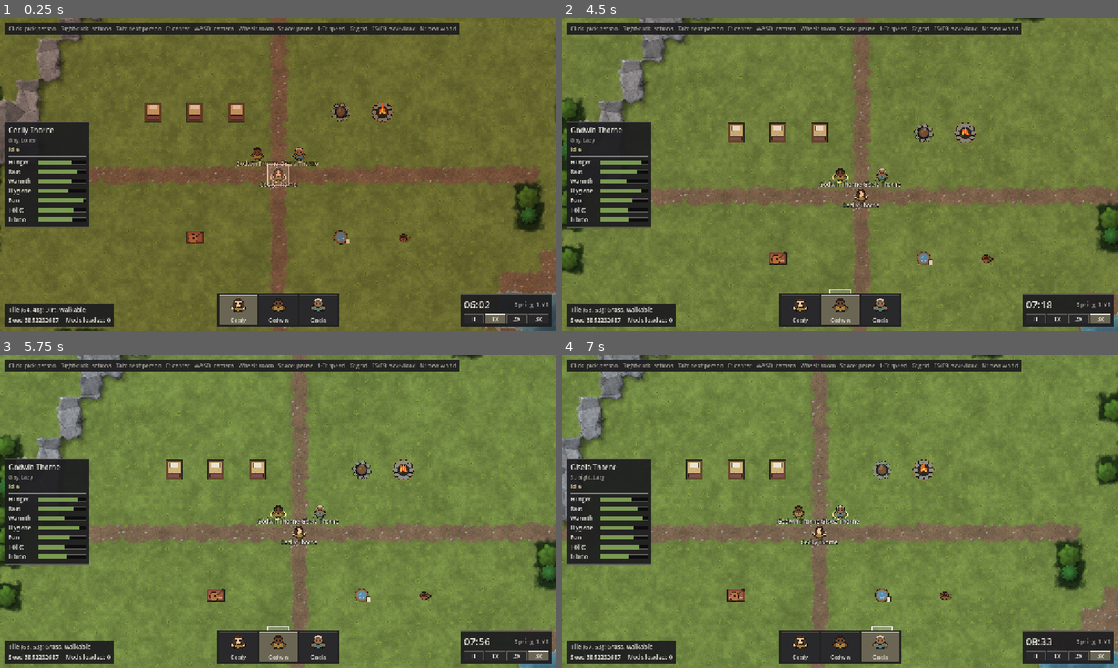
Above: before the commit, frames 1-4 (two rows, left to right).
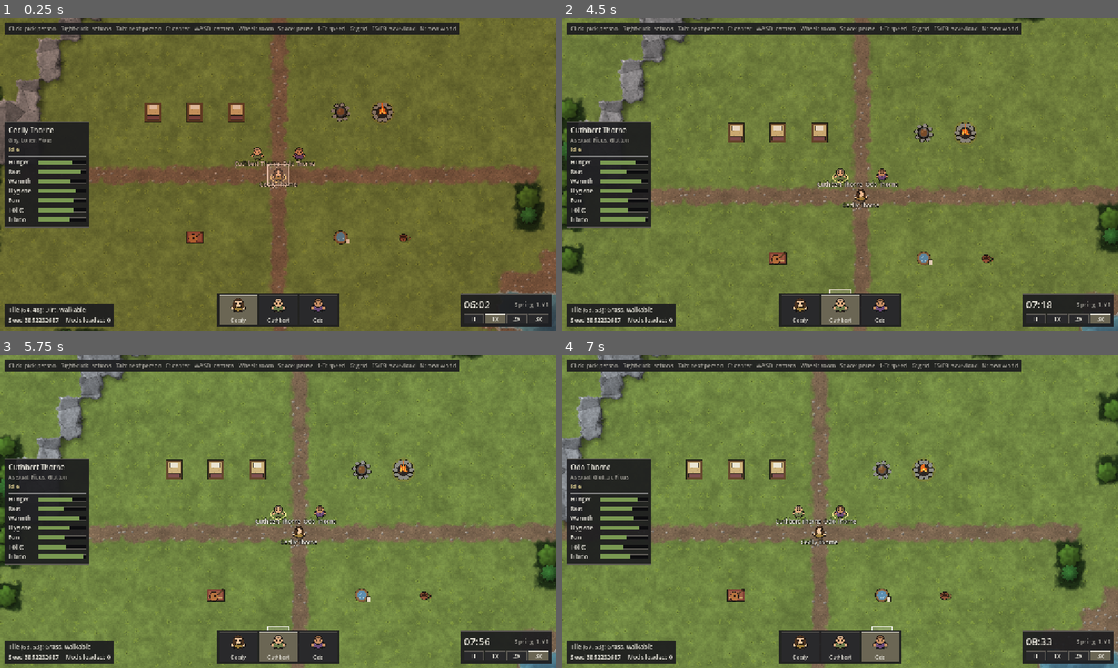
Above: after the commit, the same moments.

Repository: Stormellius/Common-Folk
Game: Godot game, scene res://scenes/main.tscn
Same seed, same stepped clock (60 frames per second), same inputs: the game is played once before the commit and once after it.
Inputs (mouse positions are in pixels of both pictures, inside the frame that each line leads up to):
- Up to frame 1 (0.25 s): no input
- Up to frame 2 (4.5 s): click "II" at 0.5 s; click "1x" at 1.25 s; click "2x" at 2 s; click "3x" at 2.75 s; click "Cecily" at 3.5 s; click (840, 309) at 4.25 s, where only the run before the commit has a clickable "Godwin"
- Up to frame 3 (5.75 s): click (278, 646) at 5 s, where only the run after the commit has a clickable "Cuthbert"
- Up to frame 4 (7 s): click (878, 646) at 5.75 s, where only the run before the commit has a clickable "Gisela"; click (878, 646) at 6.5 s, where only the run after the commit has a clickable "Odo"

The runs differ from the first frame. In frame 1, 0.5% of the frame differs, in the area x 6-59%, y 38-98%; in frame 2, 0.8%; in frame 3, 0.8%, in the area x 1-61%, y 34-98%; in frame 4, 0.7%.

Commit message:
Everyone starts with three traits: an orientation and two others
Co-Authored-By: Claude Sonnet 5.5 <noreply@anthropic.com>
Claude-Session: https://claude.ai/code/session_011t3uUDYs23uuvN16nB7Xcn

Diff:
--- a/scripts/sim/household_generator.gd
+++ b/scripts/sim/household_generator.gd
@@ -1,11 +1,12 @@
 class_name HouseholdGenerator
 extends RefCounted
 ## Creates the starting household for a new world: a family of three standing near the
-## crossroads, each with an orientation trait and one other trait. The same world seed always gives the same people. Names and colors come
+## crossroads, each with an orientation trait and two other traits. The same world seed always gives the same people. Names and colors come
 ## from data/names.json and data/appearance.json, so mods can change them.
 
 const SIZE := 3
 const SEARCH_RADIUS := 12
+const RANDOM_TRAITS := 2  # besides the orientation
 
 # Hair styles in PawnArt: 0 short, 1 long, 2 shaved, 3 bun. Listing a style twice makes it likelier.
 const HAIR_BY_GENDER := {
@@ -38,14 +39,17 @@
 			"bottom": _pick_text(rng, "appearance", "bottom", "colors", ["#4a3d32"]),
 			"hair_style": hair_styles[rng.randi() % hair_styles.size()],
 		}
-		# Everyone gets an orientation (a trait in the "orientation" group) and one other trait.
+		# Everyone gets an orientation (a trait in the "orientation" group) and RANDOM_TRAITS others, all different.
 		var orientations: Array[String] = []
 		var others: Array[String] = []
 		for trait_def in DataRegistry.get_list("traits"):
 			(orientations if str(trait_def.get("group", "")) == "orientation" else others).append(str(trait_def["id"]))
-		for pool in [orientations, others]:
-			if not pool.is_empty():
-				pawn.traits.append(pool[rng.randi() % pool.size()])
+		if not orientations.is_empty():
+			pawn.traits.append(orientations[rng.randi() % orientations.size()])
+		for i in mini(RANDOM_TRAITS, others.size()):
+			var pick := others[rng.randi() % others.size()]
+			others.erase(pick)
+			pawn.traits.append(pick)
 		for need_id in Needs.active_ids():
 			pawn.needs[need_id] = snappedf(rng.randf_range(55.0, 95.0), 0.01)  # not everyone hungry at once
 		pawn.tile = spot
--- a/tests/smoke_test.gd
+++ b/tests/smoke_test.gd
@@ -606,8 +606,8 @@
 		var orientation_count := 0
 		for trait_id in member.traits:
 			orientation_count += 1 if str(DataRegistry.get_def("traits", trait_id).get("group", "")) == "orientation" else 0
-		everyone_has_both = everyone_has_both and member.traits.size() == 2 and orientation_count == 1
-	_check(everyone_has_both, "everyone starts with two traits, exactly one of them an orientation")
+		everyone_has_both = everyone_has_both and member.traits.size() == 3 and orientation_count == 1 and member.traits[1] != member.traits[2]
+	_check(everyone_has_both, "everyone starts with three different traits, exactly one of them an orientation")
 	CampGenerator.place(big_world, family)
 	var beds := 0
 	var spots := {}
Not shown, changed: README.md
